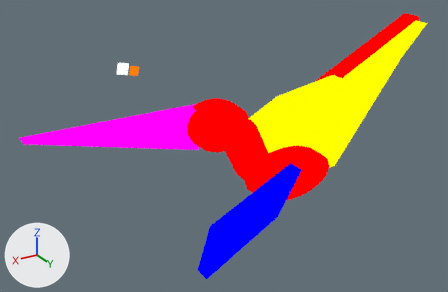
A saved change to the Blender file assets-source/blender/motion/pteranodon-dance.blend.
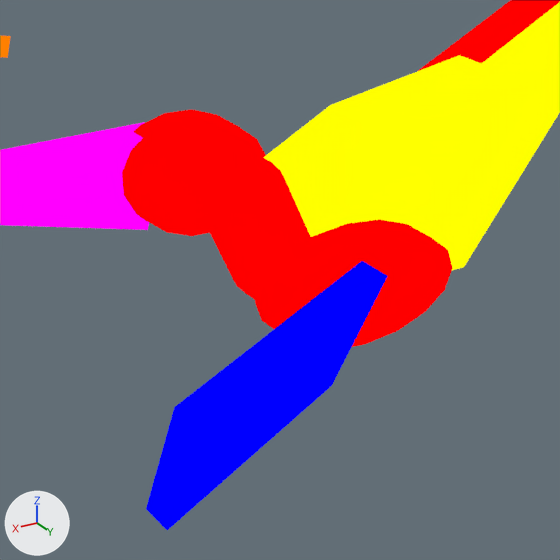
Each version is shown whole from a camera (50 mm lens) standing at (76.8, 53.2, 43.1) and looking at (38.6, -10.5, 11.3), then close up on the part from 30% to 84% of the width and 18% to 100% of the height. Every picture has the same lights, and +X, +Y and +Z are marked at lower left. The older version's two pictures come first. Both versions are drawn at full value of the shape key 'dance_03' of 'DinoTycoon_Motion_pteranodon_dance_far_wing'; the numbers are the values there.

Names of what the first close-up shows: 'DinoTycoon_Motion_pteranodon_dance_beak', 'DinoTycoon_Motion_pteranodon_dance_body', 'DinoTycoon_Motion_pteranodon_dance_crest', 'DinoTycoon_Motion_pteranodon_dance_far_wing', 'DinoTycoon_Motion_pteranodon_dance_head', 'DinoTycoon_Motion_pteranodon_dance_near_membrane', 'DinoTycoon_Motion_pteranodon_dance_neck_0', 'DinoTycoon_Motion_pteranodon_dance_neck_joint_0', 'DinoTycoon_Motion_pteranodon_dance_neck_tip', 'DinoTycoon_Motion_pteranodon_dance_wing_fingers_1' and 1 more.
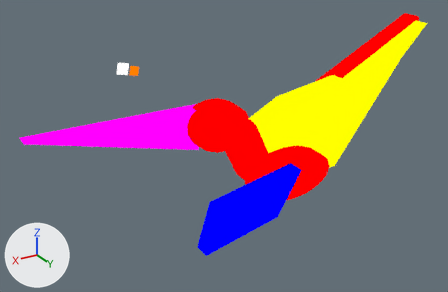
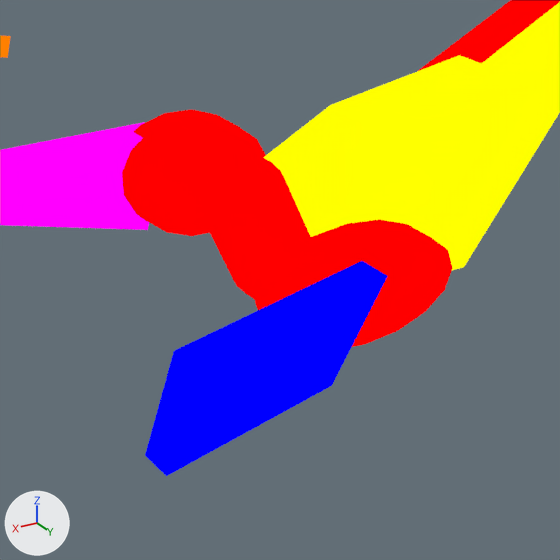
Location of each change, (x1, y1, x2, y2) in pixels of the close-ups (560 x 560 px):
```json
{"object": "DinoTycoon_Motion_pteranodon_dance_far_wing", "change": "reshaped", "before": [146, 261, 387, 530], "after": [145, 261, 387, 476], "on screen": "20% shorter"}
```

Scene script edits in JSON lines:
```json
{"block": "me_dinotycoon_motion_pteranodon_dance_sample_far_wing", "where": "# used by ob_dinotycoon_motion_pteranodon_dance_far_wing; location = (0.0, 0.0, 0.0)"}
{"block": "me_dinotycoon_motion_pteranodon_dance_sample_far_wing", "where": "# before: 1 (48.41, 3.0, 9.08) at pixel (174, 407), 2 (50.0, 3.0, 4.08) at pixel (146, 508), 5 (48.41, 5.0, 9.08) at pixel (196, 426), 6 (50.0, 5.0, 4.08) at pixel (167, 530)"}
{"op": "remove", "block": "me_dinotycoon_motion_pteranodon_dance_sample_far_wing", "code": "me_dinotycoon_motion_pteranodon_dance_sample_far_wing.from_pydata(...)  # 8 vertices, 6 faces; spans x 38.0..50.0, y 3.0..5.0, z 4.08..14.0"}
{"op": "add", "block": "me_dinotycoon_motion_pteranodon_dance_sample_far_wing", "code": "me_dinotycoon_motion_pteranodon_dance_sample_far_wing.from_pydata(...)  # 8 vertices, 6 faces; spans x 38.0..50.0, y 3.0..5.0, z 7.0..14.0"}
{"block": "me_dinotycoon_motion_pteranodon_dance_sample_far_wing", "change": "me_dinotycoon_motion_pteranodon_dance_sample_far_wing part 1"}
{"op": "add", "block": "me_dinotycoon_motion_pteranodon_dance_sample_far_wing", "code": "for i in [1, 2, 5, 6]: me_dinotycoon_motion_pteranodon_dance_sample_far_wing.vertices[i].co += Vector((0.0, 0.0, 2.92))"}
```
